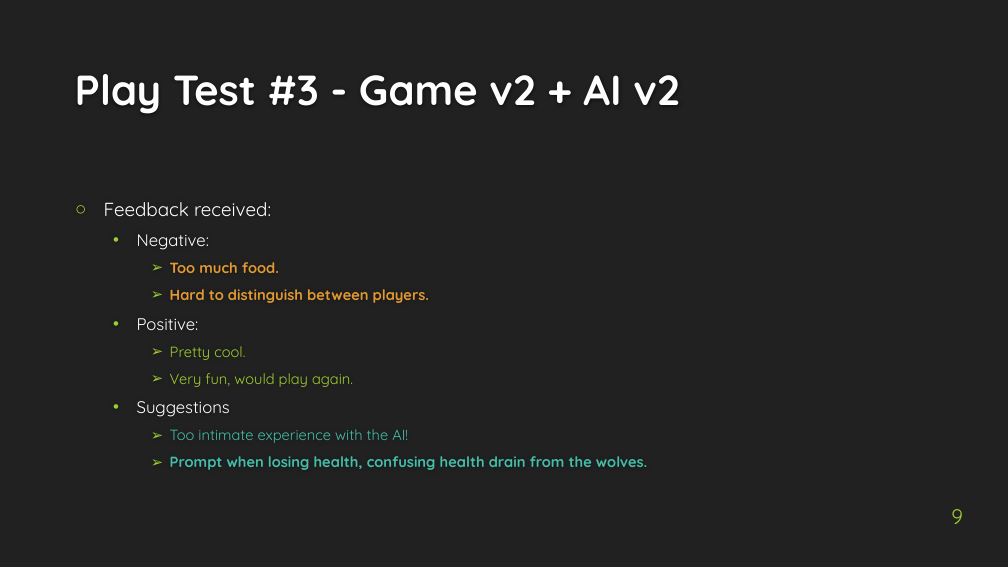
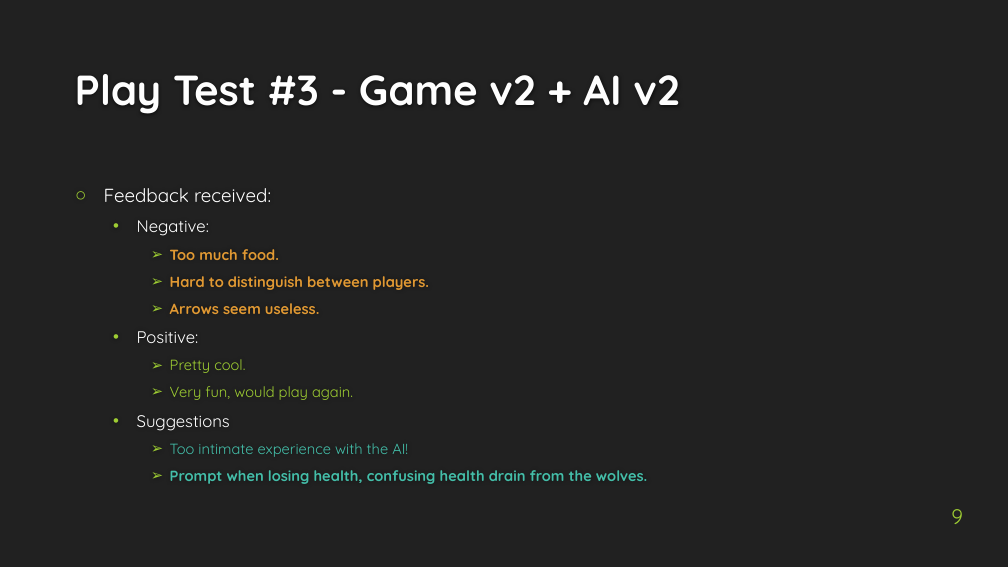
Before and after one commit to rdgain/Hunger-Games-VGDL, a slide deck: slide 9 of docs/final presentation.pptx. Drawn at 1008x567 pixels with LibreOffice and Linux fonts; fonts in the diff are those of the drawing; background and template pictures are left out. Boxes give left, top, right and bottom in pixels: in the first picture for what was removed or moved away, otherwise in the second. Text is boxed around its words. In the diff, an @@ line names an element or a change of style, - is before the commit and + after.

```diff
--- a/docs/final presentation.pptx
+++ b/docs/final presentation.pptx
@@ text at box(170, 303, 319, 314): paragraph added @@
+    ➢ Arrows seem useless.
```
Also in this commit, not shown: 2 other slides changed.
